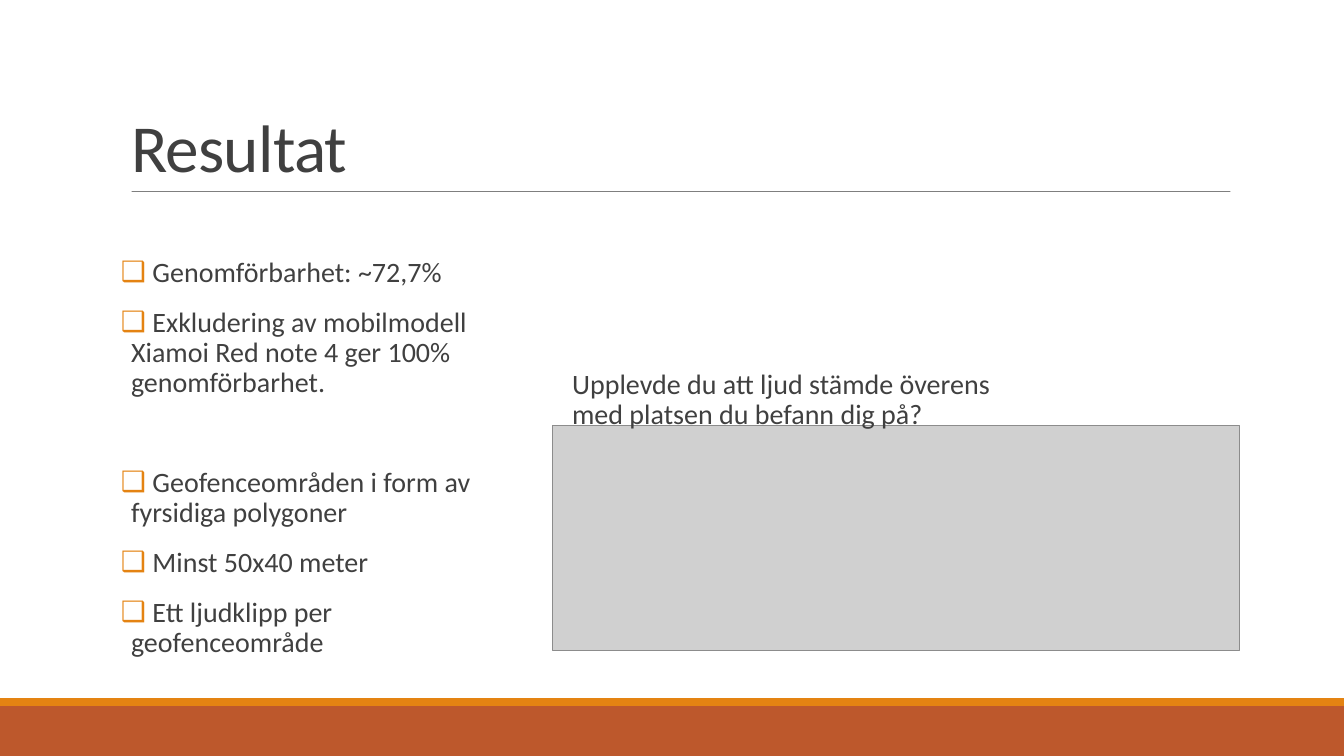
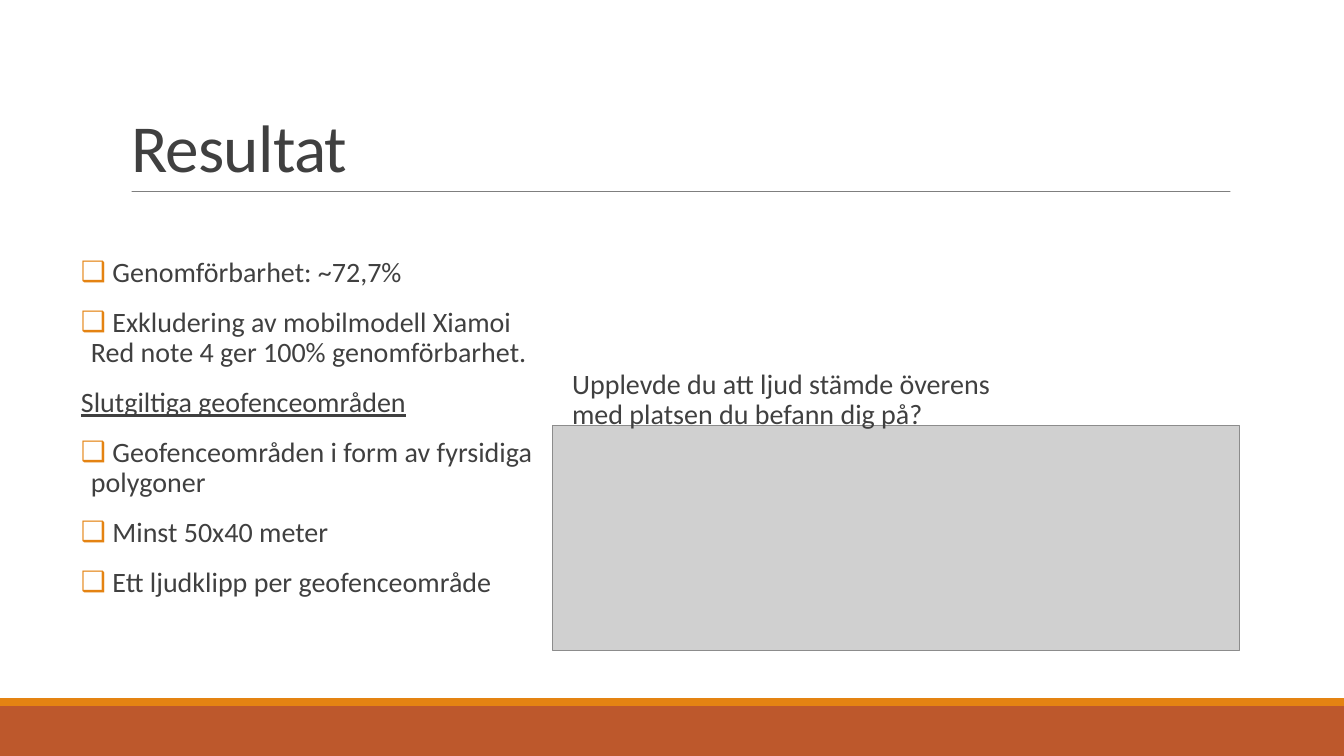
Before and after one commit to AmarSadikovic/Ex-Jobb, a slide deck: slide 16 of Slutsem/Geofencing-teknik för synkronisering av en kontextmedveten ljudvandring.odp. Drawn at 1344x756 pixels with LibreOffice and Linux fonts; fonts in the diff are those of the drawing; grey boxes stand for pictures. Boxes give left, top, right and bottom in pixels: in the first picture for what was removed or moved away, otherwise in the second. Text is boxed around its words. In the diff, an @@ line names an element or a change of style, - is before the commit and + after.

```diff
--- a/Slutsem/Geofencing-teknik för synkronisering av en kontextmedveten ljudvandring.odp
+++ b/Slutsem/Geofencing-teknik för synkronisering av en kontextmedveten ljudvandring.odp
@@ text "Genomförbarhet: ~72,7%" moved from (x1=131, y1=262, x2=471, y2=657) to (x1=81, y1=262, x2=532, y2=597) @@
@@ text at (x1=81, y1=392, x2=405, y2=417): paragraph added @@
+Slutgiltiga geofenceområden
```
Also in this commit, not shown: 3 other slides changed.
